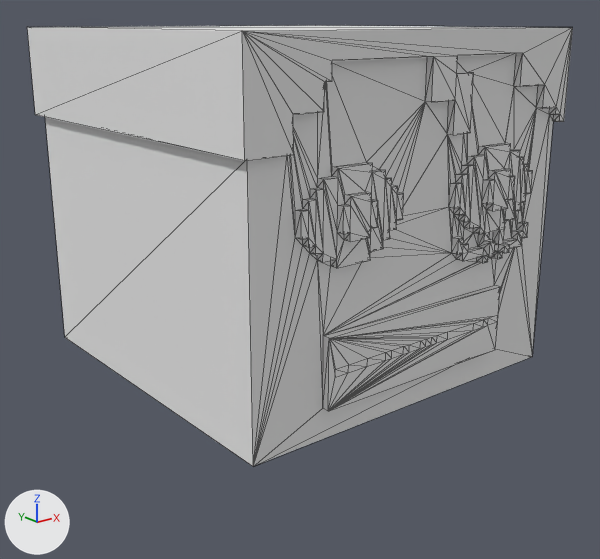
What one commit did to the OBJ model assets/Myobj/Luffy/Head.obj.
Both versions are drawn from a 50 mm camera at (-7.19, -9.09, 4.8) aimed at (0.04, -0.05, 1.19). Lighting does not change. The marker at lower left points along +X, +Y and +Z. Mesh edges are drawn as thin lines. Where no turn or scale is listed for an object, it has been applied to the vertices. Vertices at the same position are counted once.

Script lines for the objects in view, before the commit:
```python
me_untitled = bpy.data.meshes.new('Untitled')
me_untitled.from_pydata(...)  # 365 vertices, 726 faces; spans x -2.6..2.6, y -2.6..2.7, z 0.1..4.7
me_untitled.materials.append(mat_palette)  # white #e7e7e7
ob_untitled = bpy.data.objects.new('Untitled', me_untitled)
ob_untitled.location = (0.0, 0.0, 0.0)
```
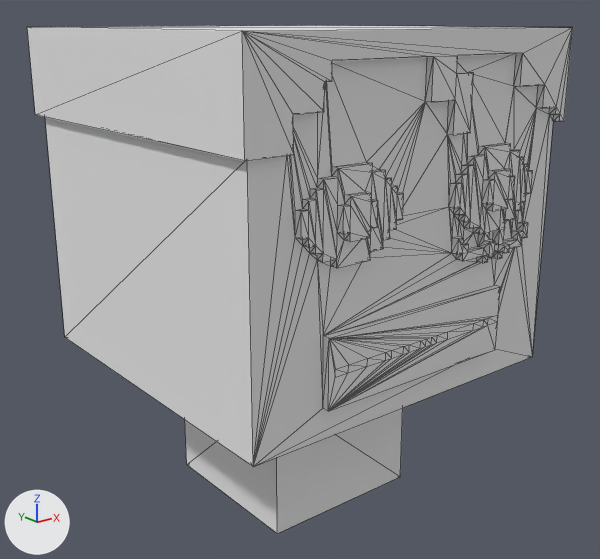
The newer file is also turned or shifted as a whole; pictures and numbers use the older file's frame.

Scene script edits in JSON lines:
```json
{"block": "me_untitled", "where": "# used by ob_untitled; location = (0.0, 0.0, 0.0)"}
{"op": "remove", "block": "me_untitled", "code": "me_untitled.from_pydata(...)  # 365 vertices, 726 faces; spans x -2.6..2.6, y -2.6..2.7, z 0.1..4.7"}
{"op": "add", "block": "me_untitled", "code": "me_untitled.from_pydata(...)  # 373 vertices, 742 faces; spans x -2.6..2.6, y -2.6..2.7, z -2.0..4.7"}
{"block": "me_untitled", "change": "me_untitled part 1"}
{"block": "me_untitled", "change": "2 faces are deleted"}
{"block": "me_untitled", "change": "8 vertices are added at x -1.2..1.2, y -1.1..1.3, z -2.0..0.1"}
{"block": "me_untitled", "change": "18 new faces join them"}
```

Boxes (x1, y1, x2, y2) around the edits, measured in the pictures (600 x 559 px):
```json
{"object": "Untitled", "change": "reshaped", "before": [27, 25, 573, 466], "after": [27, 25, 573, 533], "on screen": "15% taller"}
{"part": 1, "of": "me_untitled", "change": "built on", "after": [185, 408, 403, 533]}
```
